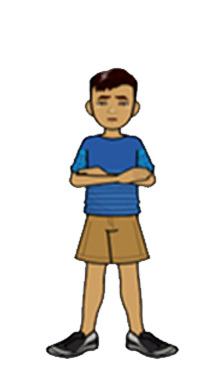
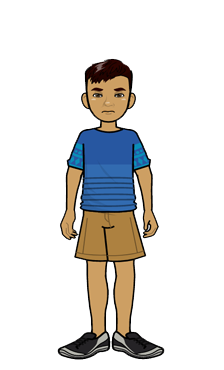
Before/after of a 224 x 370 layered artwork. What changed in the layer stack:
hid "T3-P1-O1" over [45, 67, 180, 360]
showed "T2-P2-O1", painted on it over [57, 58, 165, 360]
